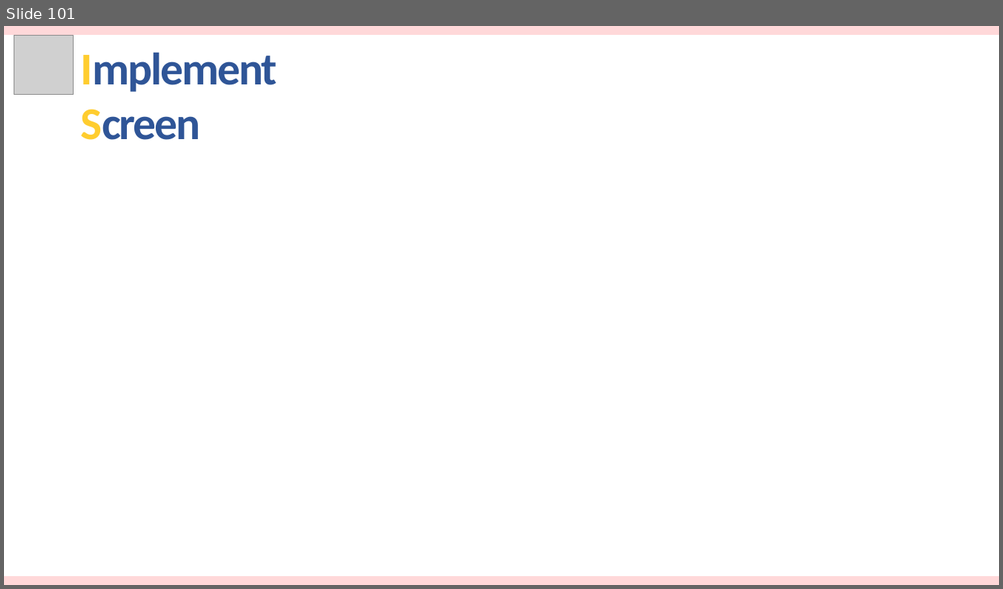
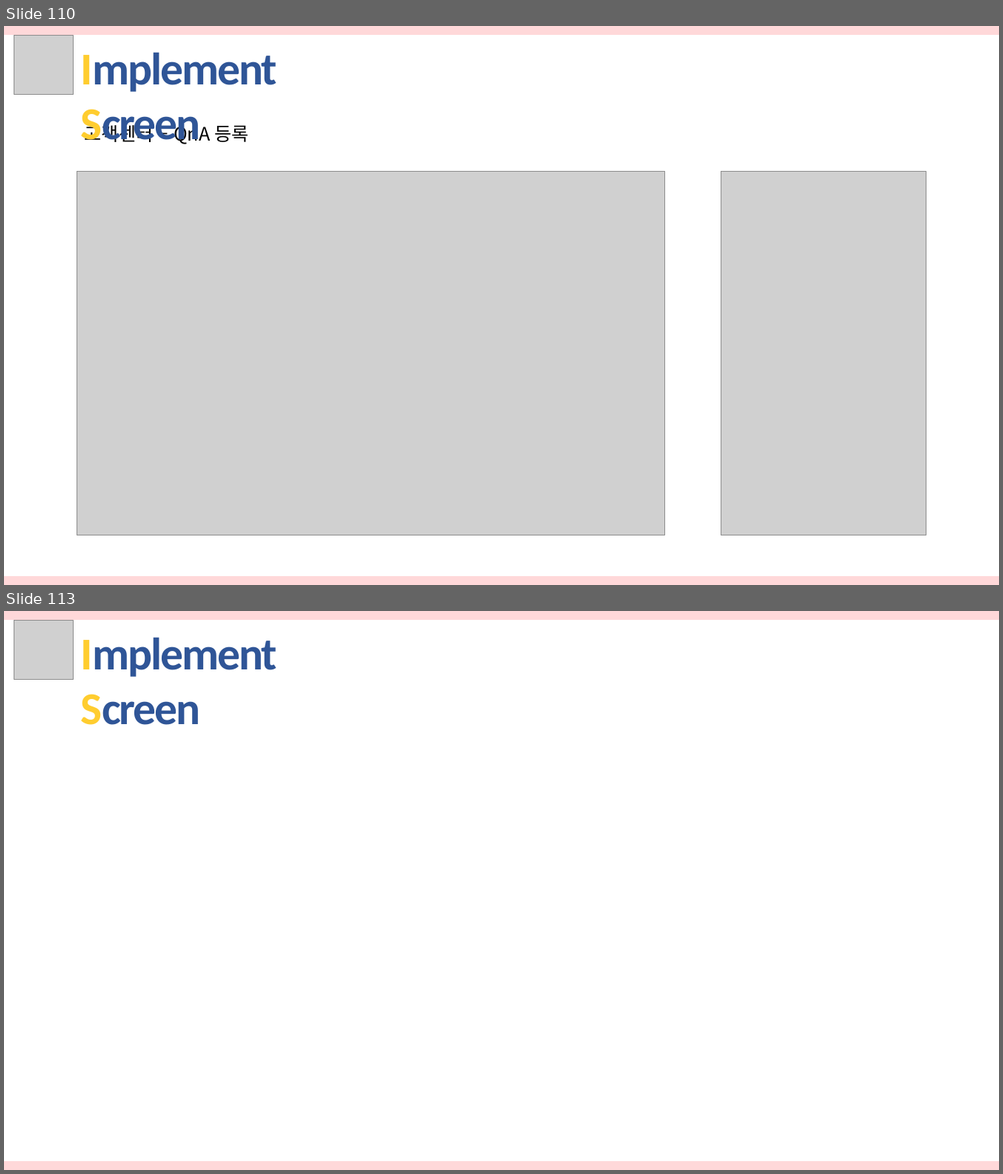
Before and after one commit to hhsw07/ezen-academy-projects, a slide deck: 발표자료/3차/반려동물관리서비스.pptx. Shown one above the other, each under a label of ours: slide 101 before the commit, slides 110 and 113 after it; the slides between them are not shown. The pictures are 1003x589 and 1003x1174 pixels, drawn with LibreOffice and Linux fonts; fonts in the diff are those of the drawing; grey boxes stand for pictures. Boxes give left, top, right and bottom in pixels: in the first picture for what was removed or moved away, otherwise in the second. Text is boxed around its words. In the diff, an @@ line names an element or a change of style, - is before the commit and + after.

```diff
--- a/발표자료/3차/반려동물관리서비스.pptx
+++ b/발표자료/3차/반려동물관리서비스.pptx
@@ slide 110 added at box(4, 26, 999, 585), background #FFFFFF @@
@@ rectangle added at box(4, 26, 999, 35), fill #FFD8D9 @@
@@ picture added at box(14, 36, 74, 95) @@
@@ text added at box(80, 52, 277, 144), 44 pt, text #2F5597, bold @@
+Implement Screen
@@ text added at box(85, 121, 248, 145), 18 pt, text #000000 @@
+고객센터 – QnA 등록
@@ picture added at box(77, 172, 664, 536) @@
@@ picture added at box(721, 172, 926, 536) @@
@@ rectangle added at box(4, 577, 999, 585), fill #FFD8D9 @@
@@ what was slide 101 is now slide 113 @@
```
Also in this commit, not shown: 11 other slides added.
